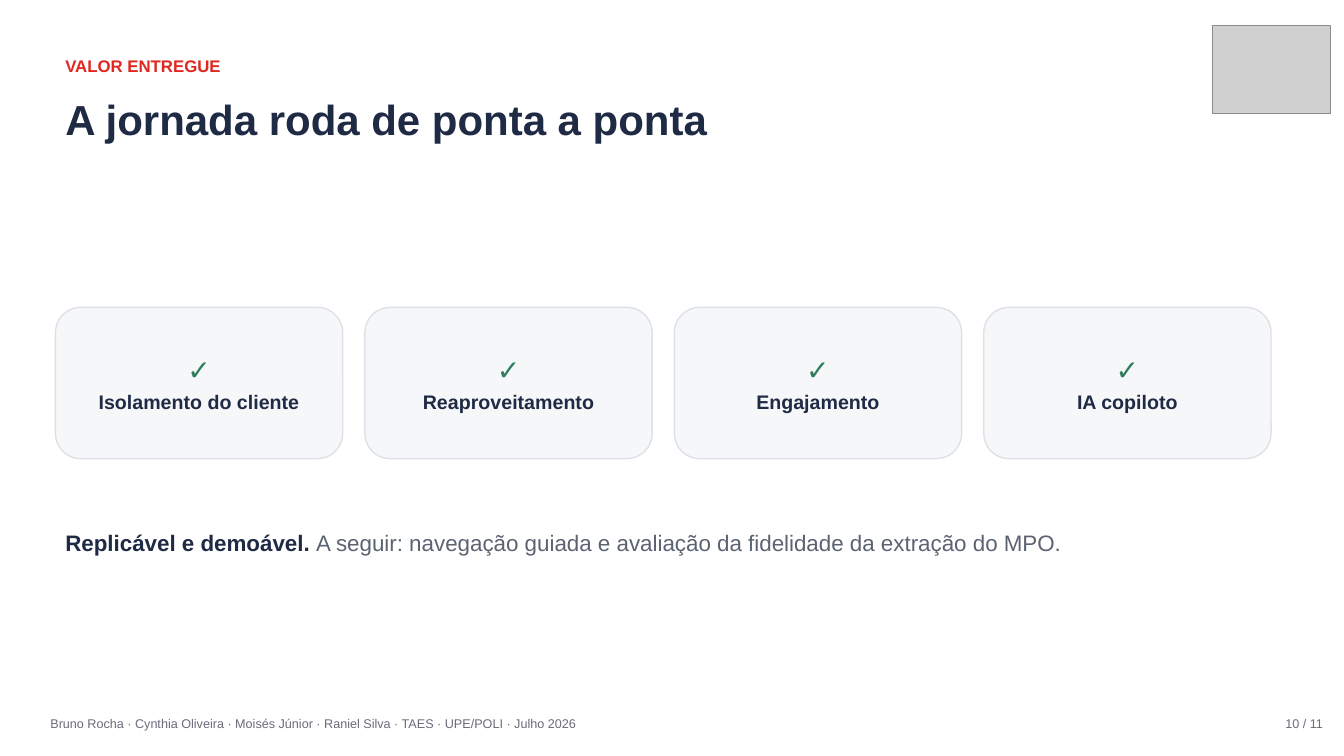
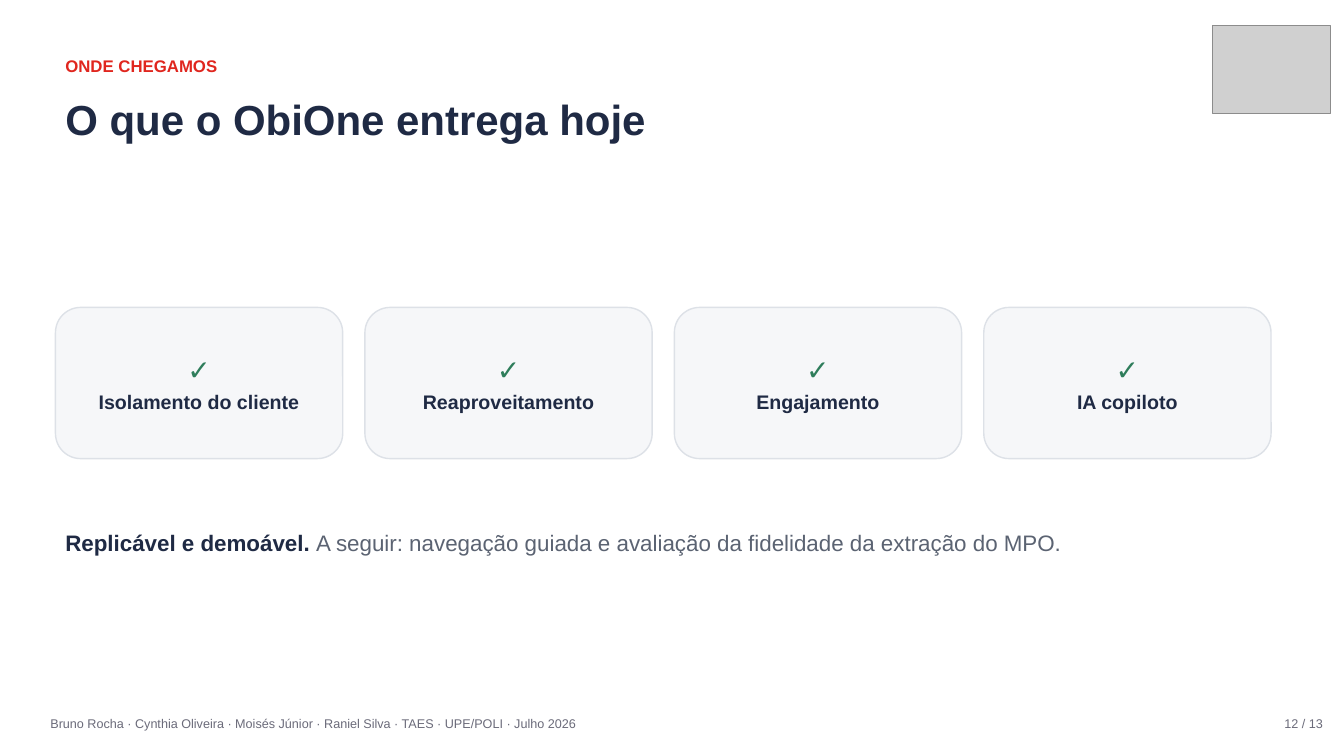
Before and after one commit to raniel90/obione, a slide deck: slide 12 of atividades/apresentacoes/ObiOne_Apresentacao_Final.pptx (slide 10 before the commit). Drawn at 1344x756 pixels with LibreOffice and Linux fonts; fonts in the diff are those of the drawing; grey boxes stand for pictures. Boxes give left, top, right and bottom in pixels: in the first picture for what was removed or moved away, otherwise in the second. Text is boxed around its words. In the diff, an @@ line names an element or a change of style, - is before the commit and + after.

```diff
--- a/atividades/apresentacoes/ObiOne_Apresentacao_Final.pptx
+++ b/atividades/apresentacoes/ObiOne_Apresentacao_Final.pptx
@@ text at <box>65,60,217,72</box>: text changed @@
-VALOR ENTREGUE
+ONDE CHEGAMOS
@@ text at <box>65,104,645,144</box>: text changed @@
-A jornada roda de ponta a ponta
+O que o ObiOne entrega hoje
@@ text at <box>1284,719,1323,728</box>: text changed @@
-10 / 11
+12 / 13
```
Also in this commit, not shown: 8 other slides changed, 2 slides added, 1 other file.
